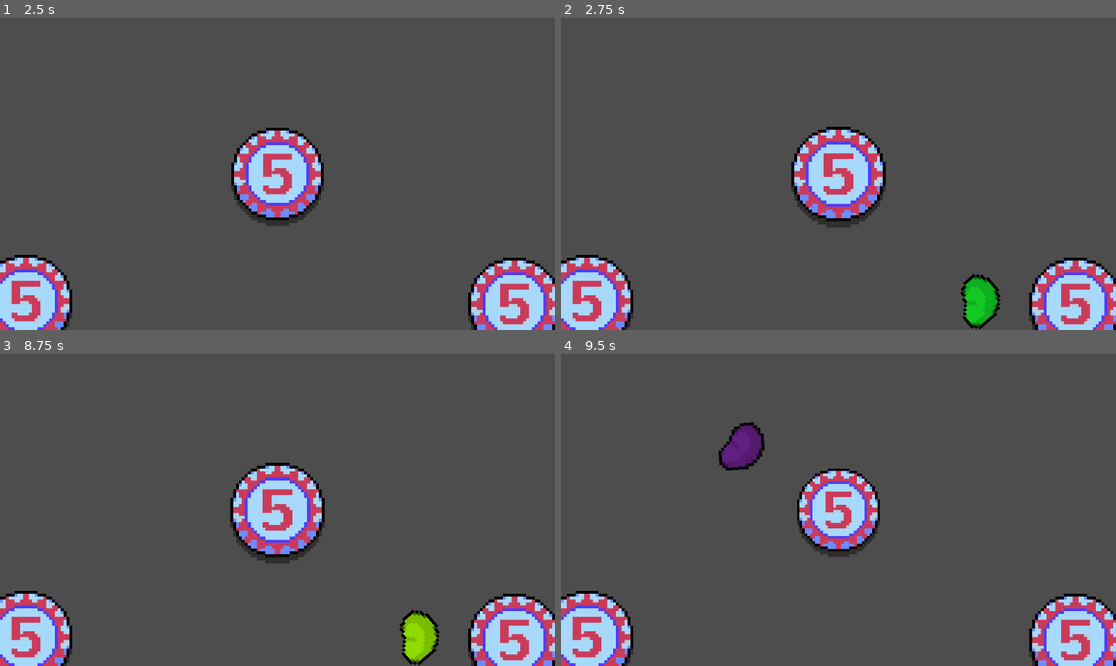
Above: before the commit, frames 1-4 (two rows, left to right).
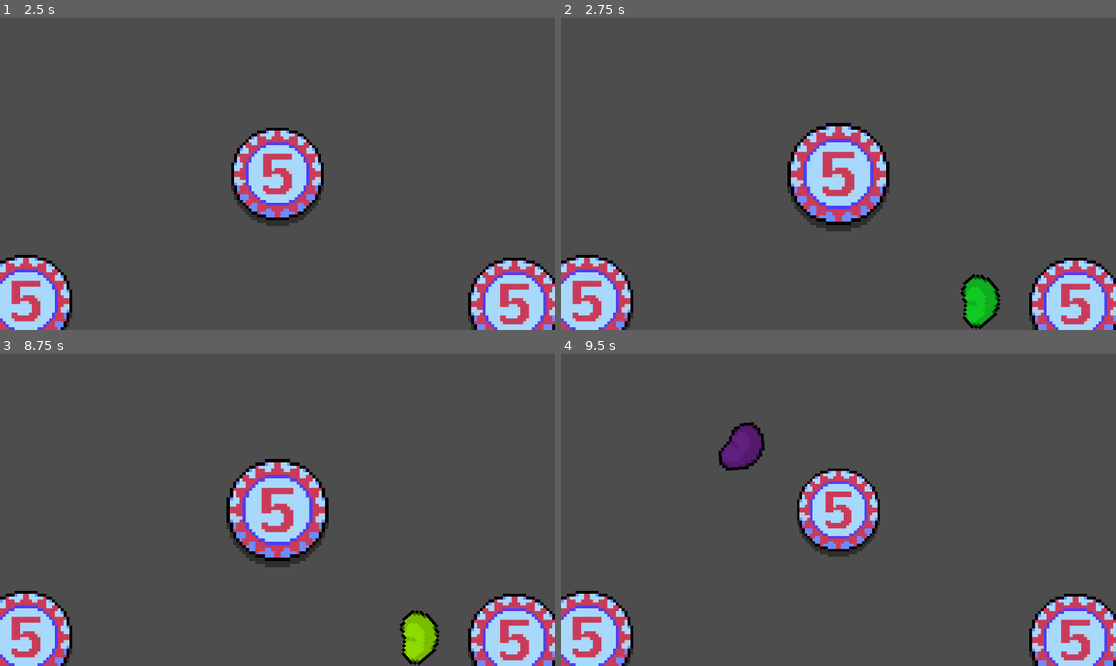
Above: after the commit, the same moments.

Repository: dairycultist/bean-game
Game: Godot game, scene res://scene.tscn
The game is run twice, just before and just after one commit, with the same random seed, the same clock (stepped at 60 frames per second) and the same inputs.
Inputs (mouse positions are in pixels of both pictures, inside the frame that each line leads up to):
- Up to frame 1 (2.5 s): tap Enter at 0.5 s; move the mouse to (277, 58) at 0.52 s; press the mouse at (277, 58) at 0.53 s; move the mouse to (166, 189) at 1.27 s; release the mouse at (166, 189) at 1.28 s; click (166, 189) at 1.35 s; move the mouse to (333, 105) at 2.02 s; press the mouse at (333, 105) at 2.03 s
- Up to frame 2 (2.75 s): no input
- Up to frame 3 (8.75 s): move the mouse to (249, 572) at 2.77 s; release the mouse at (249, 572) at 2.78 s; click (249, 572) at 2.85 s; move the mouse to (444, 556) at 3.52 s; press the mouse at (444, 556) at 3.53 s; tap Space at 4.25 s; move the mouse to (111, 463) at 4.27 s; release the mouse at (111, 463) at 4.28 s; click (111, 463) at 4.35 s; move the mouse to (305, 510) at 5.02 s; press the mouse at (305, 510) at 5.03 s; move the mouse to (194, 432) at 5.77 s; release the mouse at (194, 432) at 5.78 s; click (194, 432) at 5.85 s; move the mouse to (399, 494) at 6.52 s; press the mouse at (399, 494) at 6.53 s; tap Enter at 7.25 s; move the mouse to (166, 525) at 7.27 s; release the mouse at (166, 525) at 7.28 s; click (166, 525) at 7.35 s; move the mouse to (333, 441) at 8.02 s; press the mouse at (333, 441) at 8.03 s
- Up to frame 4 (9.5 s): move the mouse to (810, 572) at 8.77 s; release the mouse at (810, 572) at 8.78 s; click (810, 572) at 8.85 s

Frame 1 is identical in both runs. In frame 2, 2.6% of the frame differs, in the area x 40-60%, y 33-69%; in frame 3, 2.6%; in frame 4, nothing differs.

Commit message:
Fix bumper animation root

Diff:
--- a/bumper.tscn
+++ b/bumper.tscn
@@ -8,7 +8,7 @@
 tracks/0/type = "value"
 tracks/0/imported = false
 tracks/0/enabled = true
-tracks/0/path = NodePath("Bumper/Sprite:scale")
+tracks/0/path = NodePath("Sprite:scale")
 tracks/0/interp = 1
 tracks/0/loop_wrap = true
 tracks/0/keys = {
@@ -24,11 +24,11 @@
 tracks/0/type = "value"
 tracks/0/imported = false
 tracks/0/enabled = true
-tracks/0/path = NodePath("Bumper/Sprite:scale")
-tracks/0/interp = 1
+tracks/0/path = NodePath("Sprite:scale")
+tracks/0/interp = 0
 tracks/0/loop_wrap = true
 tracks/0/keys = {
-"times": PackedFloat32Array(0, 0.06666667, 0.1, 0.13333334, 0.2),
+"times": PackedFloat32Array(0, 0.06666668, 0.10000001, 0.13333334, 0.2),
 "transitions": PackedFloat32Array(1, 1, 1, 1, 1),
 "update": 0,
 "values": [Vector2(1.2, 1.2), Vector2(0.9, 0.9), Vector2(1.1, 1.1), Vector2(0.95, 0.95), Vector2(1, 1)]
@@ -47,7 +47,6 @@
 script = ExtResource("1_h31vo")
 
 [node name="AnimationPlayer" type="AnimationPlayer" parent="."]
-root_node = NodePath("../..")
 libraries = {
 &"": SubResource("AnimationLibrary_ou0cc")
 }
--- a/scene.tscn
+++ b/scene.tscn
@@ -17,16 +17,29 @@
 [node name="Camera" type="Camera2D" parent="."]
 zoom = Vector2(6, 6)
 
-[node name="BeanDropper" type="Area2D" parent="." node_paths=PackedStringArray("camera")]
+[node name="DropRegion" type="Node2D" parent="."]
+
+[node name="Bumper" parent="DropRegion" instance=ExtResource("5_ni31j")]
+
+[node name="Bumper2" parent="DropRegion" instance=ExtResource("5_ni31j")]
+position = Vector2(-87, 44)
+
+[node name="Bumper3" parent="DropRegion" instance=ExtResource("5_ni31j")]
+position = Vector2(82, 45)
+
+[node name="Bumper4" parent="DropRegion" instance=ExtResource("5_ni31j")]
+position = Vector2(-2, 83)
+
+[node name="BeanDropper" type="Area2D" parent="DropRegion" node_paths=PackedStringArray("camera")]
 script = ExtResource("2_nxogm")
 bean = ExtResource("3_3253y")
-camera = NodePath("../Camera")
+camera = NodePath("../../Camera")
 
-[node name="CollisionShape2D" type="CollisionShape2D" parent="BeanDropper"]
+[node name="CollisionShape2D" type="CollisionShape2D" parent="DropRegion/BeanDropper"]
 position = Vector2(0, -40)
 shape = SubResource("RectangleShape2D_nxogm")
 
-[node name="AudioOnCollide" type="AudioStreamPlayer" parent="BeanDropper"]
+[node name="AudioOnCollide" type="AudioStreamPlayer" parent="DropRegion/BeanDropper"]
 stream = ExtResource("4_m7jmp")
 max_polyphony = 4
 
@@ -51,14 +64,3 @@
 label_settings = SubResource("LabelSettings_m7jmp")
 horizontal_alignment = 1
 vertical_alignment = 1
-
-[node name="Bumper" parent="." instance=ExtResource("5_ni31j")]
-
-[node name="Bumper2" parent="." instance=ExtResource("5_ni31j")]
-position = Vector2(-87, 44)
-
-[node name="Bumper3" parent="." instance=ExtResource("5_ni31j")]
-position = Vector2(82, 45)
-
-[node name="Bumper4" parent="." instance=ExtResource("5_ni31j")]
-position = Vector2(-2, 83)
